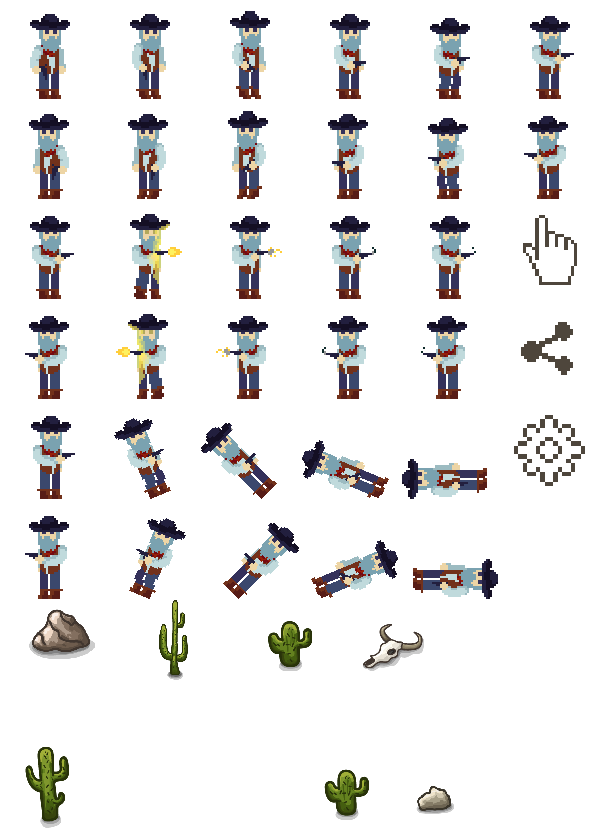
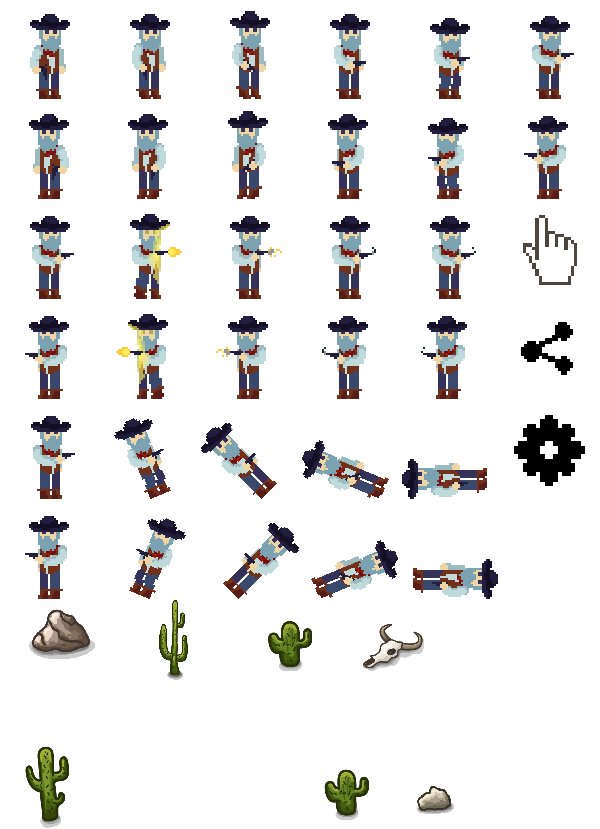
Two versions of the same layered image (600 x 829). Layer-by-layer changes:
painted on "share.png" over [521, 322, 573, 375]
painted on "2758641-200.png" over [514, 415, 585, 486]
